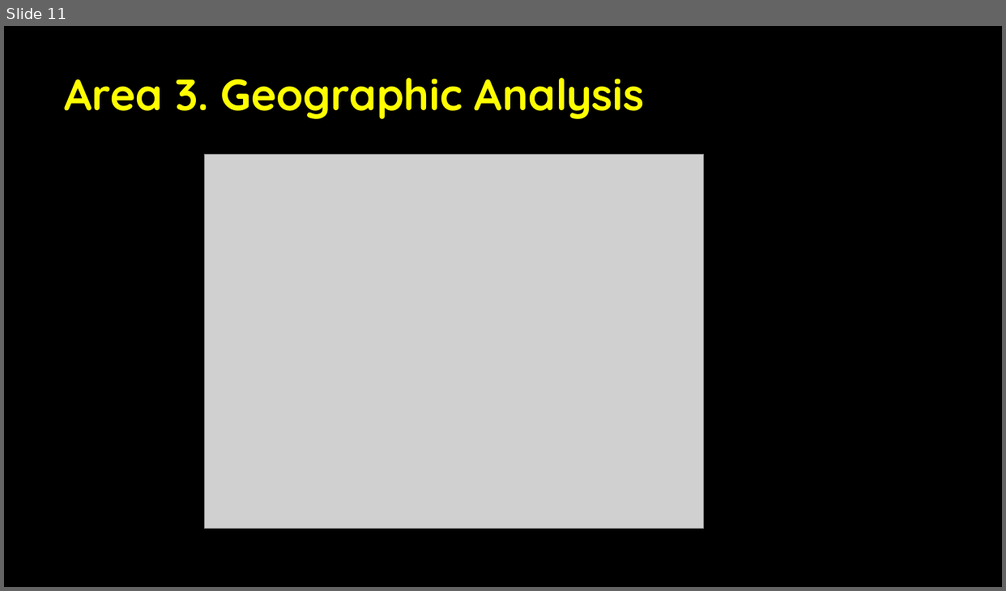
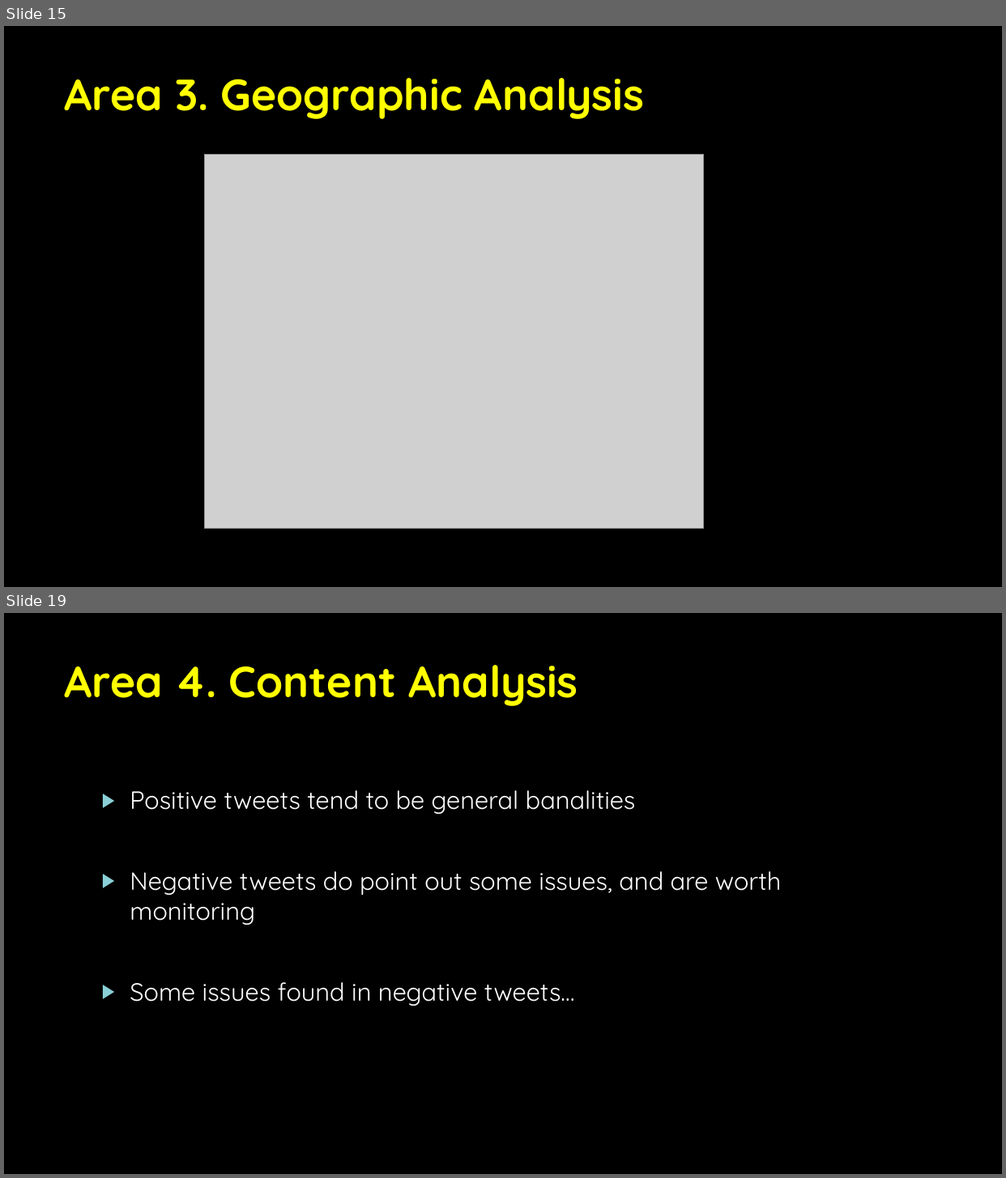
Before and after one commit to Luke-Patterson/BPCIA, a slide deck: BPCI Twitter Analysis Slides.pptx. Shown one above the other, each under a label of ours: slide 11 before the commit, slides 15 and 19 after it; the slides between them are not shown. The pictures are 1006x591 and 1006x1178 pixels, drawn with LibreOffice and Linux fonts; fonts in the diff are those of the drawing; grey boxes stand for pictures; background and template pictures are left out. Boxes give left, top, right and bottom in pixels: in the first picture for what was removed or moved away, otherwise in the second. Text is boxed around its words. In the diff, an @@ line names an element or a change of style, - is before the commit and + after.

```diff
--- a/BPCI Twitter Analysis Slides.pptx
+++ b/BPCI Twitter Analysis Slides.pptx
@@ slide 19 added at <box>4,613,1002,1174</box>, background picture (left out) @@
@@ title added at <box>65,665,578,706</box>, 42 pt, text #FFFF00, bold @@
+Area 4. Content Analysis
@@ text added at <box>130,790,781,1006</box>, 24 pt, text #FFFFFF @@
+▶ Positive tweets tend to be general banalities
+▶ Negative tweets do point out some issues, and are worth monitoring
+▶ Some issues found in negative tweets…
@@ what was slide 11 is now slide 15 @@
```
Also in this commit, not shown: 2 slides changed, 10 other slides added, 40 other files.
